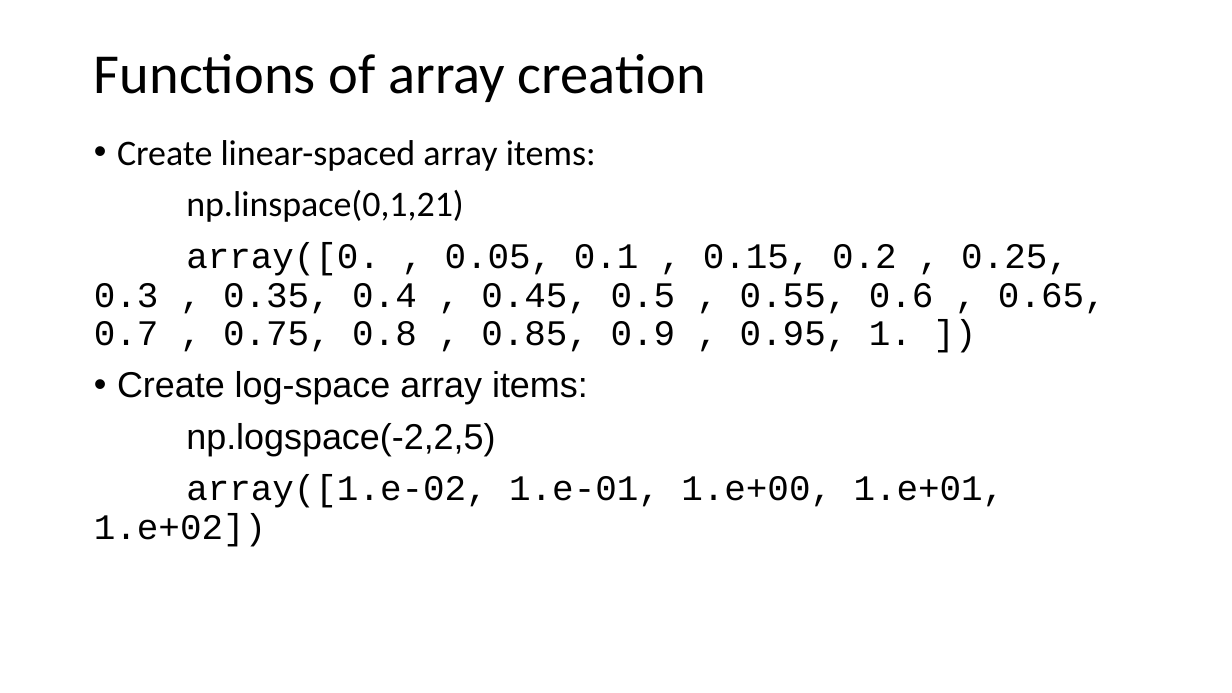
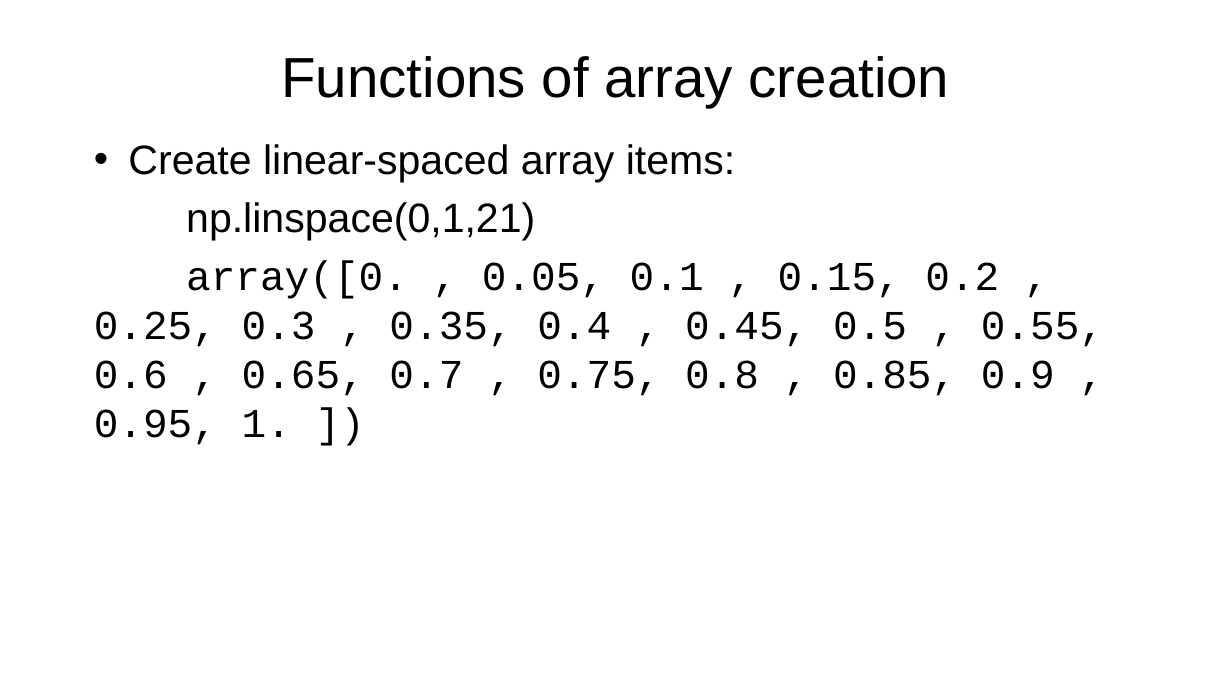
Before and after one commit to S-AMK/S-AMK, a slide deck: slide 11 of UNIT-4.pptx (slide 9 before the commit). Drawn at 1232x693 pixels with LibreOffice and Linux fonts; fonts in the diff are those of the drawing. Boxes give left, top, right and bottom in pixels: in the first picture for what was removed or moved away, otherwise in the second. Text is boxed around its words. In the diff, an @@ line names an element or a change of style, - is before the commit and + after.

```diff
--- a/UNIT-4.pptx
+++ b/UNIT-4.pptx
@@ title "Functions of array creation" at bbox=[281, 56, 950, 107]: font Calibri to Arial; alignment left to centre; line spacing 0.9 to 1 @@
@@ text "Create linear-spaced array items:" at bbox=[94, 144, 1104, 445]: size 28 to 32 pt; font Calibri to Arial in "Create linear-spaced array items:", "np.linspace(0,1,21)"; indent changed; line spacing 0.9 to 1; less space between paragraphs @@
@@ text at bbox=[94, 371, 1005, 547]: paragraphs removed @@
-• Create log-space array items:
-np.logspace(-2,2,5)
-array([1.e-02, 1.e-01, 1.e+00, 1.e+01, 1.e+02])
```
Also in this commit, not shown: 48 other slides changed, 38 slides added, 42 slides removed.
